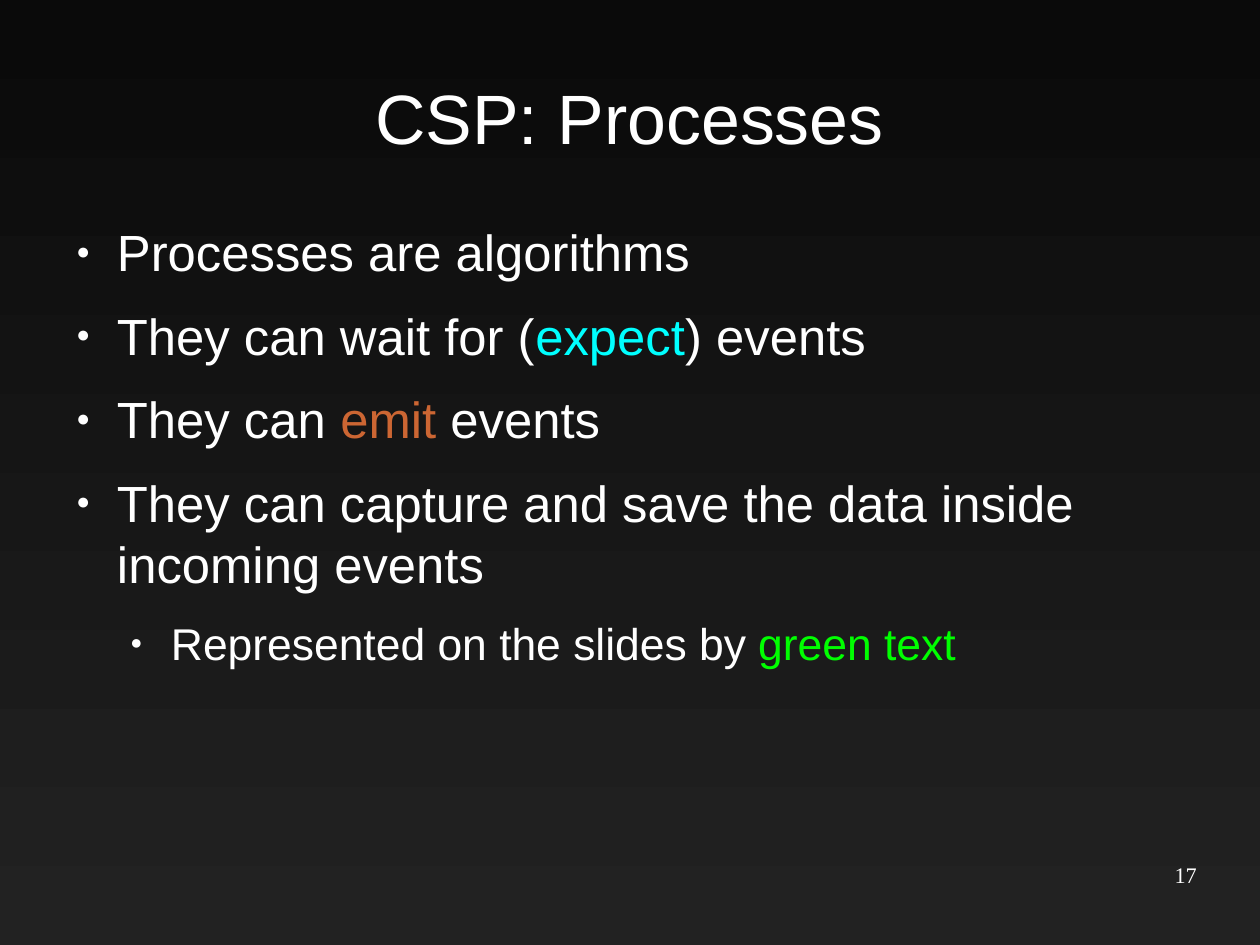
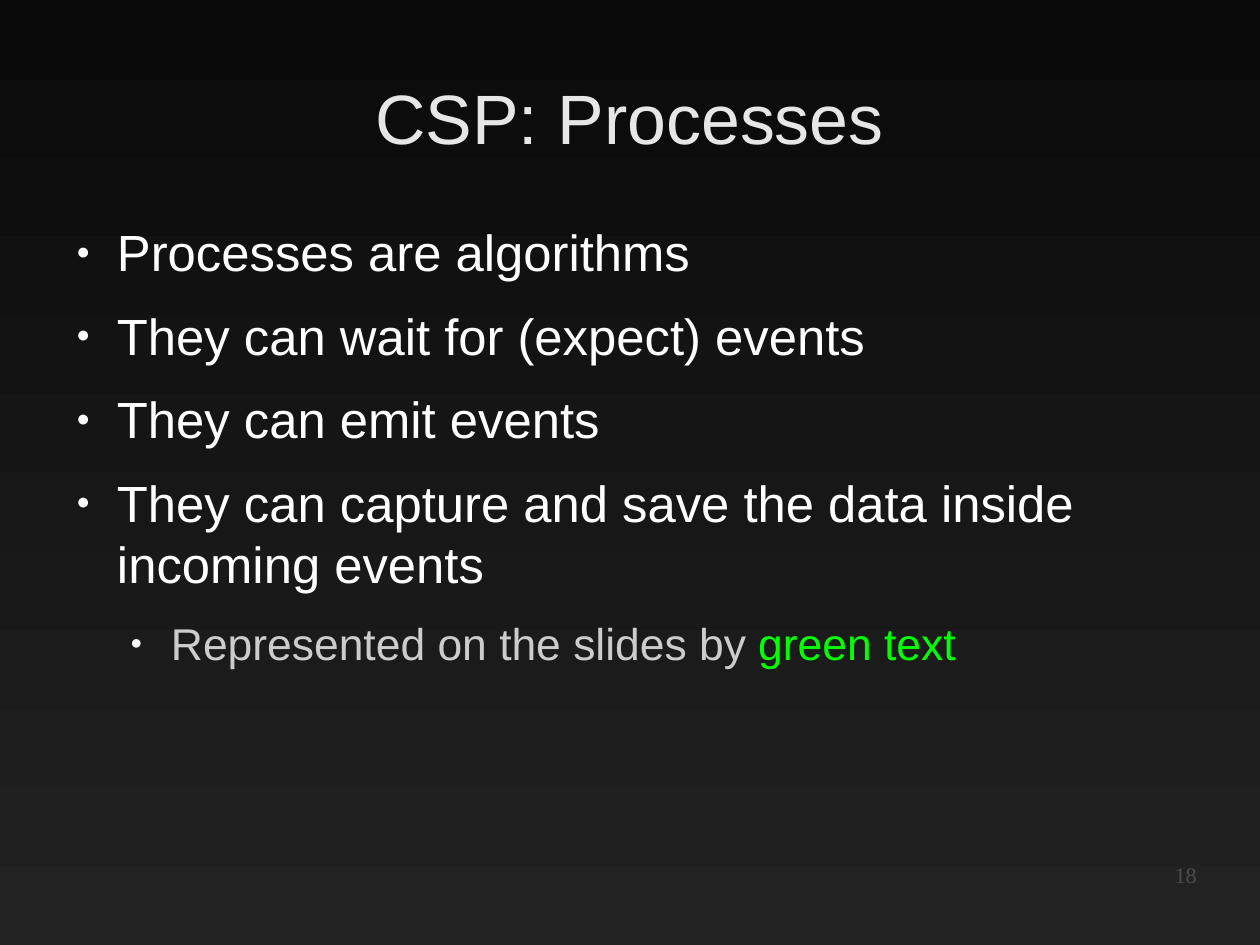
Before and after one commit to EtiennePerot/cs525p, a slide deck: slide 18 of Presentation.odp (slide 17 before the commit). Drawn at 1260x945 pixels with LibreOffice and Linux fonts; fonts in the diff are those of the drawing. Boxes give left, top, right and bottom in pixels: in the first picture for what was removed or moved away, otherwise in the second. Text is boxed around its words. In the diff, an @@ line names an element or a change of style, - is before the commit and + after.

```diff
--- a/Presentation.odp
+++ b/Presentation.odp
@@ title "CSP: Processes" at <box>375,95,884,145</box>: text colour #FFFFFF to #E6E6E6 @@
@@ text at <box>117,318,956,669</box>: text colour #00FFFF to #FFFFFF in "(expect)"; text colour #CC6633 to #FFFFFF in "emit"; text colour #FFFFFF to #CCCCCC in "Represented on the slides by" @@
@@ page number at <box>1175,869,1197,883</box>: text changed; text colour #FFFFFF to #4C4C4C @@
-17
+18
```
Also in this commit, not shown: 19 other slides changed, 10 slides added.
